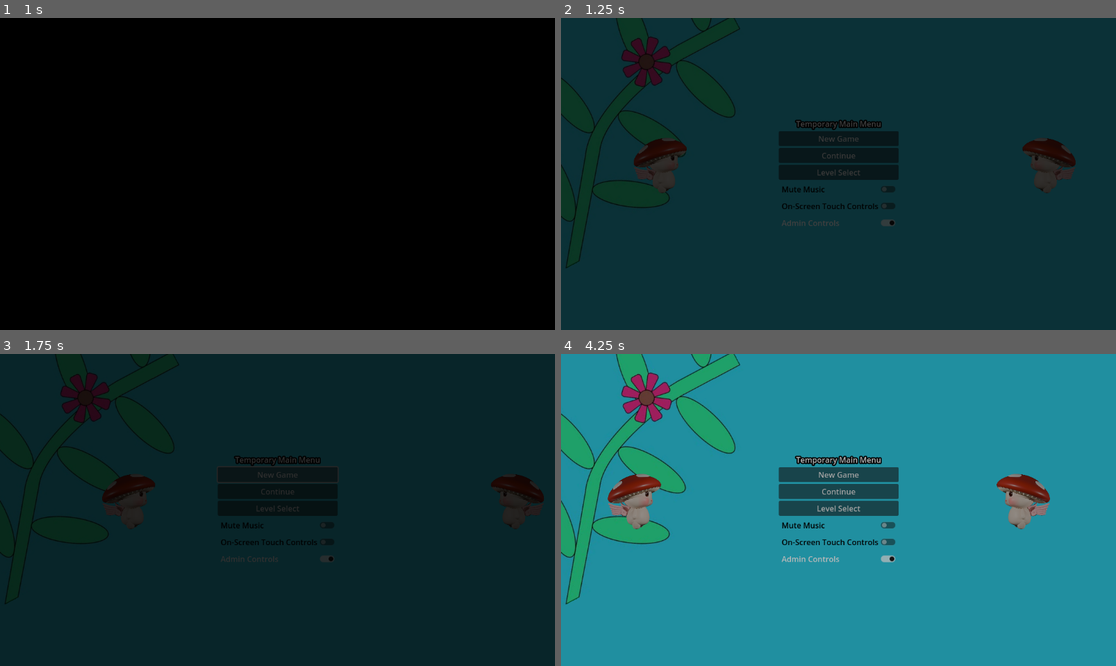
Above: before the commit, frames 1-4 (two rows, left to right).
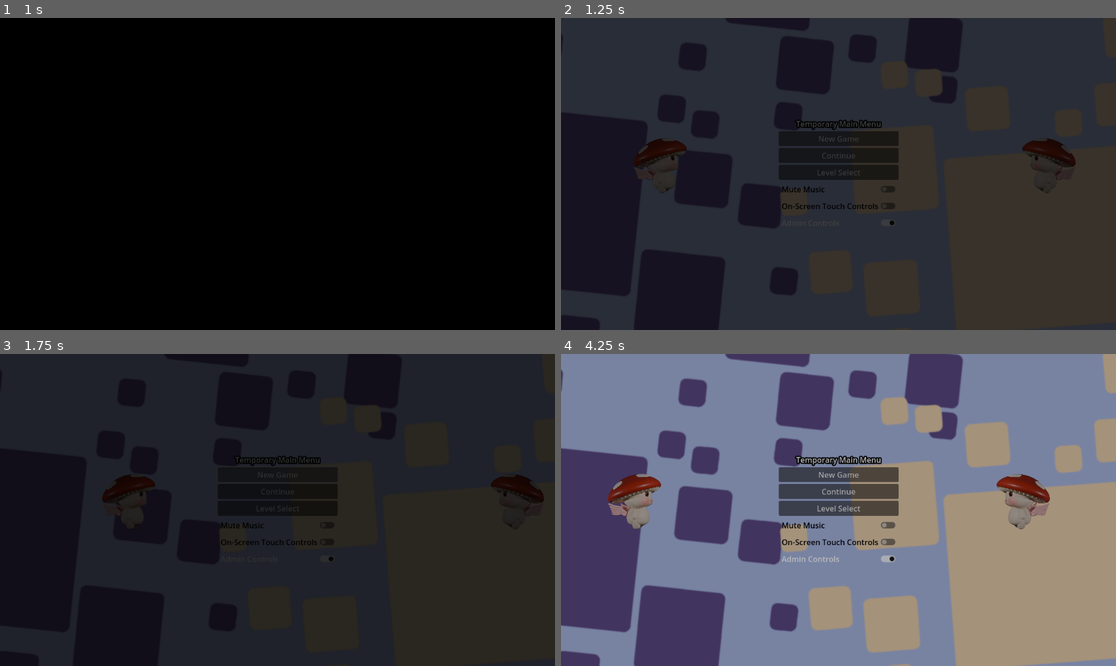
Above: after the commit, the same moments.

Repository: dustngroh/CapstoneProject
Game: Godot game, scene res://scenes/main/Game.tscn
The game is run twice, just before and just after one commit, with the same random seed, the same clock (stepped at 60 frames per second) and the same inputs. The engine's default icon, where the game draws it, is replaced by a stand-in: a white triangle on a blue panel in a dark square.
Inputs:
- Up to frame 1 (1 s): tap Enter at 0.5 s; hold Right (walk_right) from 0.53 s (still down); tap Space (jump) at 0.77 s
- Up to frame 2 (1.25 s): keep holding Right (walk_right)
- Up to frame 3 (1.75 s): release Right (walk_right) at 1.25 s; click "New Game" at 1.25 s
- Up to frame 4 (4.25 s): click "New Game" at 2 s; click "Main Menu" at 2.75 s; click "Next Level" at 3.5 s

Frame 1 is identical in both runs. In frame 2, 93% of the frame differs, in the area x 0-100%, y 0-100%; in frame 3, 29%; in frame 4, 97%.

Commit message:
Removed particle effect, does not work on Web. Update main menu.

Diff:
--- a/run-game/scenes/common/win_zone.tscn
+++ b/run-game/scenes/common/win_zone.tscn
@@ -6,14 +6,6 @@
 
 [sub_resource type="RectangleShape2D" id="RectangleShape2D_hto0b"]
 size = Vector2(225, 161)
-
-[sub_resource type="Curve" id="Curve_r7wbr"]
-_data = [Vector2(0, 1), 0.0, 0.0, 0, 0, Vector2(1, 0), 0.0, 0.0, 0, 0]
-point_count = 2
-
-[sub_resource type="Gradient" id="Gradient_aekdy"]
-offsets = PackedFloat32Array(0.5, 1)
-colors = PackedColorArray(1, 1, 1, 1, 0, 0, 0, 1)
 
 [node name="WinZone" type="Area2D"]
 script = ExtResource("1_0al2t")
@@ -31,20 +23,4 @@
 [node name="AudioStreamPlayer" type="AudioStreamPlayer" parent="."]
 stream = ExtResource("3_gkwv2")
 
-[node name="CPUParticles2D" type="CPUParticles2D" parent="."]
-self_modulate = Color(0.692897, 0.478959, 0.971737, 1)
-position = Vector2(100.719, 69.9866)
-emission_shape = 1
-emission_sphere_radius = 5.0
-spread = 180.0
-gravity = Vector2(0, 0)
-initial_velocity_min = 200.0
-initial_velocity_max = 531.03
-orbit_velocity_min = 1.0
-orbit_velocity_max = 1.0
-scale_amount_min = 4.15
-scale_amount_max = 18.04
-scale_amount_curve = SubResource("Curve_r7wbr")
-color_ramp = SubResource("Gradient_aekdy")
-
 [connection signal="body_entered" from="." to="." method="_on_body_entered"]
--- a/run-game/scenes/levels/main_levels/level_1.tscn
+++ b/run-game/scenes/levels/main_levels/level_1.tscn
@@ -8,9 +8,6 @@
 
 [node name="SpawnPoint" parent="." index="2"]
 position = Vector2(254.657, 782.622)
-
-[node name="WinZone" parent="." index="3"]
-position = Vector2(8202, 386)
 
 [node name="TileMapLayer" type="TileMapLayer" parent="." index="6"]
 tile_map_data = PackedByteArray("AAAJABwAAAAAAAkAAgAJABsAAAAAAAkAAgAJABoAAAAAAAkAAgAJABkAAAAAAAkAAgAJABgAAAAAAAkAAgAJAB …(58000 unchanged characters)…
@@ -24,3 +21,6 @@
 
 [node name="SpeedBoostItem3" parent="." index="9" instance=ExtResource("3_x7g4m")]
 position = Vector2(5859.08, 419.551)
+
+[node name="WinZone" parent="." index="10"]
+position = Vector2(8202, 386)
--- a/run-game/scenes/levels/main_levels/level_2.tscn
+++ b/run-game/scenes/levels/main_levels/level_2.tscn
@@ -13,8 +13,14 @@
 [node name="SpawnPoint" parent="." index="2"]
 position = Vector2(367.569, 614.941)
 
-[node name="WinZone" parent="." index="3"]
-position = Vector2(7378, 564)
+[node name="Sprite2D" parent="ParallaxBackground/Background" index="0"]
+texture = ExtResource("4_m7rbi")
+
+[node name="Sprite2D" parent="ParallaxBackground/Tiles" index="0"]
+texture = ExtResource("5_uys2l")
+
+[node name="Sprite2D" parent="ParallaxBackground/Hills" index="0"]
+texture = ExtResource("6_sx1v3")
 
 [node name="TileMapLayer" type="TileMapLayer" parent="." index="6"]
 tile_map_data = PackedByteArray("AAAUADQAAAAEAAgAAAAUADMAAAACAAgAAAAUADIAAAAEAAgAAAAUADEAAAAEAAgAAAAUADAAAAAEAAgAAAAUAC …(123168 unchanged characters)…
@@ -32,11 +38,5 @@
 [node name="SpeedBoostItem4" parent="." index="10" instance=ExtResource("5_wm04e")]
 position = Vector2(5008.98, 1256.39)
 
-[node name="Sprite2D" parent="ParallaxBackground/Background" index="0"]
-texture = ExtResource("4_m7rbi")
-
-[node name="Sprite2D" parent="ParallaxBackground/Tiles" index="0"]
-texture = ExtResource("5_uys2l")
-
-[node name="Sprite2D" parent="ParallaxBackground/Hills" index="0"]
-texture = ExtResource("6_sx1v3")
+[node name="WinZone" parent="." index="11"]
+position = Vector2(7378, 564)
--- a/run-game/scenes/levels/main_levels/level_3.tscn
+++ b/run-game/scenes/levels/main_levels/level_3.tscn
@@ -13,9 +13,6 @@
 [node name="SpawnPoint" parent="." index="2"]
 position = Vector2(-1504.69, 839.066)
 
-[node name="WinZone" parent="." index="3"]
-position = Vector2(836, 947)
-
 [node name="TileMapLayer" type="TileMapLayer" parent="." index="4"]
 tile_map_data = PackedByteArray("AACb/zsAAAADAAAAAACc/zsAAAADAAAAAACd/zsAAAADAAAAAACe/zsAAAADAAAAAACf/zsAAAADAAAAAACg/z …(5520 unchanged characters)…
 tile_set = ExtResource("2_ulylh")
@@ -28,9 +25,6 @@
 text = "Level 3
 Good luck this one's hard"
 
-[node name="SpeedBoostItem" parent="." index="8" instance=ExtResource("4_wvpn8")]
-position = Vector2(-586.083, 1033.14)
-
 [node name="Sprite2D" parent="ParallaxBackground/Background" index="0"]
 texture = ExtResource("4_jt047")
 
@@ -39,3 +33,9 @@
 
 [node name="Sprite2D" parent="ParallaxBackground/Hills" index="0"]
 texture = ExtResource("6_u8kkj")
+
+[node name="SpeedBoostItem" parent="." index="8" instance=ExtResource("4_wvpn8")]
+position = Vector2(-586.083, 1033.14)
+
+[node name="WinZone" parent="." index="9"]
+position = Vector2(836, 947)
--- a/run-game/scenes/levels/test_levels/level_1.tscn
+++ b/run-game/scenes/levels/test_levels/level_1.tscn
@@ -16,9 +16,6 @@
 [node name="SpawnPoint" parent="." index="3"]
 position = Vector2(138.953, 365.214)
 
-[node name="WinZone" parent="." index="4"]
-position = Vector2(933, 359)
-
 [node name="TileMapLayer" type="TileMapLayer" parent="." index="5"]
 tile_map_data = PackedByteArray("AABHACAAAAADAAAAAABGACAAAAADAAAAAABFACAAAAADAAAAAABEACAAAAADAAAAAABDACAAAAADAAAAAABCAC …(3856 unchanged characters)…
 tile_set = ExtResource("3_cigxw")
@@ -29,3 +26,6 @@
 offset_right = 621.0
 offset_bottom = 444.0
 text = "This is level 1"
+
+[node name="WinZone" parent="." index="9"]
+position = Vector2(933, 359)
--- a/run-game/scenes/levels/test_levels/level_2.tscn
+++ b/run-game/scenes/levels/test_levels/level_2.tscn
@@ -35,9 +35,6 @@
 
 [node name="SpawnPoint" parent="." index="5"]
 position = Vector2(191.404, 472.517)
-
-[node name="WinZone" parent="." index="6"]
-position = Vector2(4114, -503)
 
 [node name="TileMapLayer" type="TileMapLayer" parent="." index="7"]
 tile_map_data = PackedByteArray("AAAAACcAAAADAAAAAAABACcAAAADAAAAAAACACcAAAADAAAAAAADACcAAAADAAAAAAAEACcAAAADAAAAAAAFAC …(18304 unchanged characters)…
@@ -84,3 +81,6 @@
 
 [node name="SpeedBoostItem3" parent="." index="18" instance=ExtResource("5_rfrtb")]
 position = Vector2(3639, 648)
+
+[node name="WinZone" parent="." index="19"]
+position = Vector2(4114, -503)
--- a/run-game/scenes/main/MainMenu.tscn
+++ b/run-game/scenes/main/MainMenu.tscn
@@ -1,7 +1,9 @@
-[gd_scene load_steps=6 format=3 uid="uid://dlxl0dsaj7hws"]
+[gd_scene load_steps=8 format=3 uid="uid://dlxl0dsaj7hws"]
 
 [ext_resource type="Script" path="res://scenes/main/main_menu.gd" id="1_otjms"]
 [ext_resource type="PackedScene" uid="uid://bh68ke5pd617u" path="res://scenes/entities/characters/player/character_body_2d.tscn" id="2_01mn5"]
+[ext_resource type="Texture2D" uid="uid://bq2ecow3063s2" path="res://assets/level/backgrounds/set2_tiles.png" id="2_eluch"]
+[ext_resource type="Texture2D" uid="uid://d0pxna4yi6svm" path="res://assets/level/backgrounds/set1_tiles.png" id="2_q4xyl"]
 [ext_resource type="Texture2D" uid="uid://cgxc1wnbj8dl7" path="res://assets/level_select/level map.jpg" id="2_tdlx8"]
 [ext_resource type="AudioStream" uid="uid://c6dba470rppon" path="res://assets/audio/sounds/hitHurt.wav" id="3_hsukn"]
 
@@ -27,9 +29,34 @@
 anchor_bottom = 1.0
 grow_horizontal = 2
 grow_vertical = 2
-color = Color(0.172549, 0.768627, 0.858824, 1)
+color = Color(0.648227, 0.702757, 0.872723, 1)
+
+[node name="TextureRect3" type="TextureRect" parent="."]
+layout_mode = 1
+offset_left = 1107.0
+offset_top = 261.0
+offset_right = 1747.0
+offset_bottom = 741.0
+rotation = -3.82128
+scale = Vector2(2.2, 2.2)
+texture = ExtResource("2_eluch")
+
+[node name="TextureRect2" type="TextureRect" parent="."]
+layout_mode = 1
+anchors_preset = 1
+anchor_left = 1.0
+anchor_right = 1.0
+offset_left = -1250.0
+offset_top = 780.0
+offset_right = -610.0
+offset_bottom = 1260.0
+grow_horizontal = 0
+rotation = -0.861724
+scale = Vector2(2.2, 2.2)
+texture = ExtResource("2_q4xyl")
 
 [node name="TextureRect" type="TextureRect" parent="."]
+visible = false
 layout_mode = 0
 offset_left = -406.0
 offset_top = -1435.0
Not shown: 1 places in run-game/scenes/common/win_zone.tscn that only renumber resources
Not shown, changed: docs/index.html
Not shown, changed: docs/index.pck
